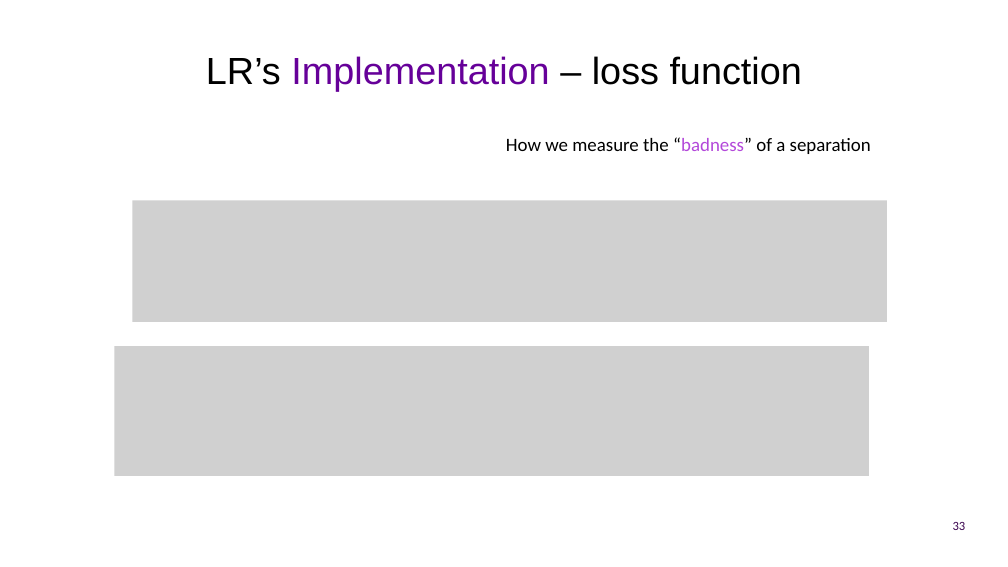
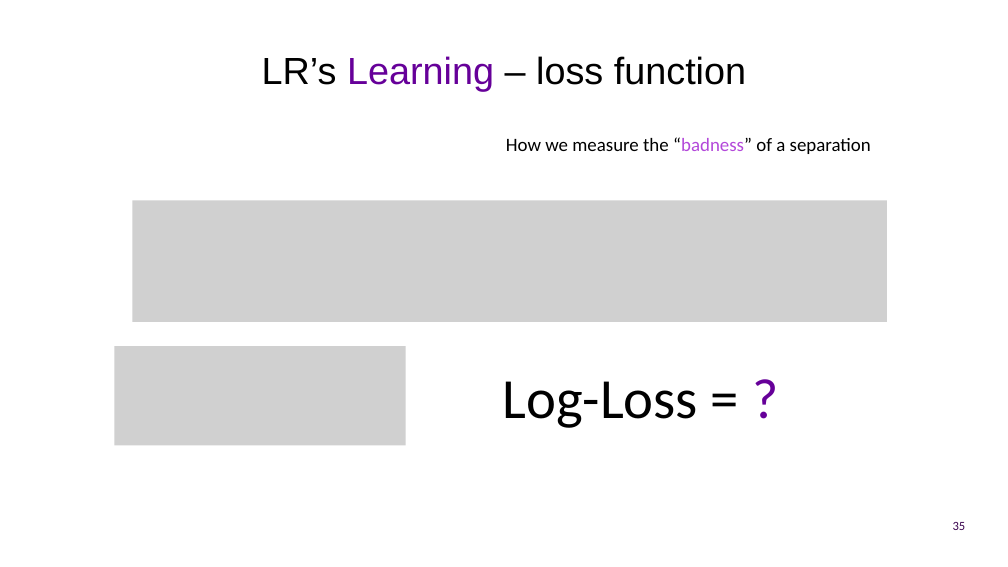
Before and after one commit to UOMDSS/workshops-2022-2023, a slide deck: slide 35 of semester-1/Week-7-EEG-Feeling-Emotions-Logistic-Regression/presentation.pptx (slide 33 before the commit). Drawn at 1008x567 pixels with LibreOffice and Linux fonts; fonts in the diff are those of the drawing; grey boxes stand for pictures; background and template pictures are left out. Boxes give left, top, right and bottom in pixels: in the first picture for what was removed or moved away, otherwise in the second. Text is boxed around its words. In the diff, an @@ line names an element or a change of style, - is before the commit and + after.

```diff
--- a/semester-1/Week-7-EEG-Feeling-Emotions-Logistic-Regression/presentation.pptx
+++ b/semester-1/Week-7-EEG-Feeling-Emotions-Logistic-Regression/presentation.pptx
@@ title at <box>262,56,746,92</box>: text changed @@
-LR’s Implementation – loss function
+LR’s Learning – loss function
@@ picture: place and size @@
-picture at <box>114,346,869,476</box>
+picture at <box>114,346,405,445</box>
@@ text added at <box>502,381,698,428</box>, 54 pt, text #000000 @@
+Log-Loss = ?
```
Also in this commit, not shown: 28 other slides changed, 4 slides added, 2 slides removed, 1 other file.
